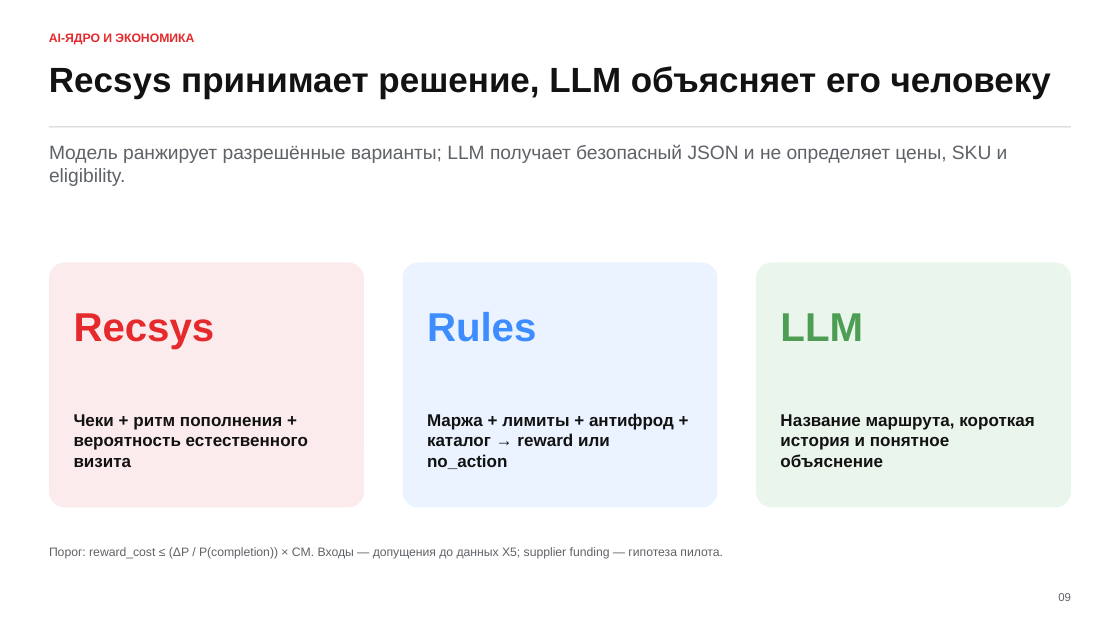
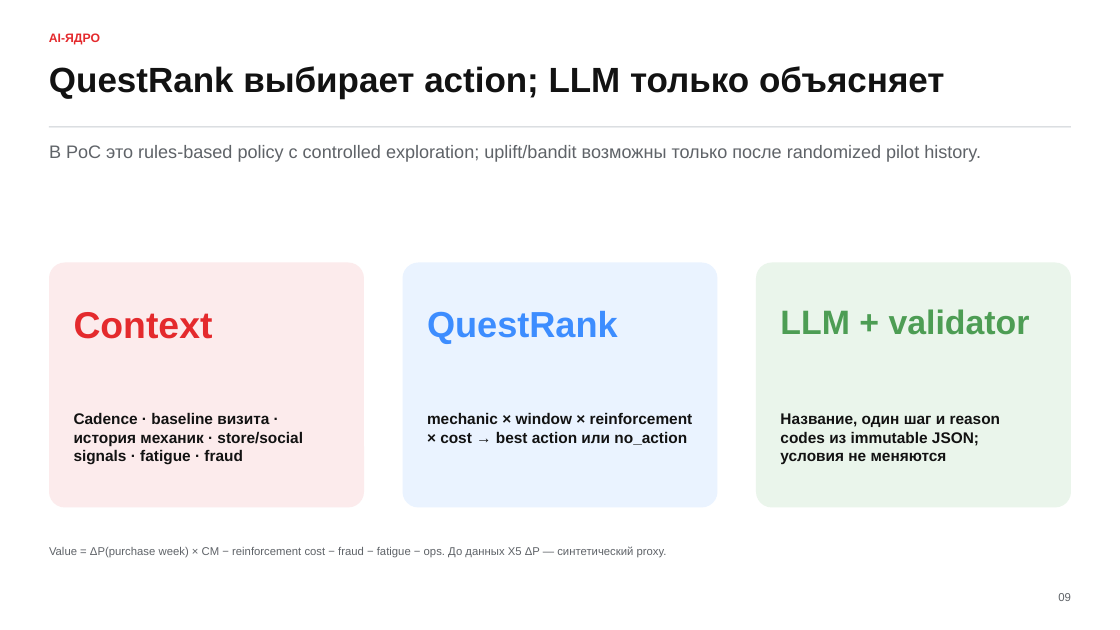
Before and after one commit to m4themagics/x5-loyalty-system, a slide deck: slide 9 of docs/project/deck.pptx. Drawn at 1120x630 pixels with LibreOffice and Linux fonts; fonts in the diff are those of the drawing. Boxes give left, top, right and bottom in pixels: in the first picture for what was removed or moved away, otherwise in the second. Text is boxed around its words. In the diff, an @@ line names an element or a change of style, - is before the commit and + after.

```diff
--- a/docs/project/deck.pptx
+++ b/docs/project/deck.pptx
@@ text at <box>49,33,100,45</box>: text changed @@
-AI-ЯДРО И ЭКОНОМИКА
+AI-ЯДРО
@@ text at <box>49,66,944,99</box>: text changed @@
-Recsys принимает решение, LLM объясняет его человеку
+QuestRank выбирает action; LLM только объясняет
@@ text at <box>49,145,981,162</box>: text changed; size 16.5 to 15.5 pt @@
-Модель ранжирует разрешённые варианты; LLM получает безопасный JSON и не определяет цены, SKU и eligibility.
+В PoC это rules-based policy с controlled exploration; uplift/bandit возможны только после randomized pilot history.
@@ text at <box>74,312,213,339</box>: text changed; size 34.5 to 32 pt @@
-Recsys
+Context
@@ text at <box>427,311,618,343</box>: text changed; size 34.5 to 31 pt @@
-Rules
+QuestRank
@@ text at <box>780,309,1030,335</box>: text changed; size 34.5 to 29 pt @@
-LLM
+LLM + validator
@@ text at <box>74,412,303,465</box>: text changed; size 14.6 to 13.2 pt @@
-Чеки + ритм пополнения + вероятность естественного визита
+Cadence · baseline визита · история механик · store/social signals · fatigue · fraud
@@ text at <box>427,412,693,445</box>: text changed; size 14.6 to 13.2 pt @@
-Маржа + лимиты + антифрод + каталог → reward или no_action
+mechanic × window × reinforcement × cost → best action или no_action
@@ text at <box>780,413,1001,464</box>: text changed; size 14.6 to 13.2 pt @@
-Название маршрута, короткая история и понятное объяснение
+Название, один шаг и reason codes из immutable JSON; условия не меняются
@@ text at <box>49,546,667,558</box>: text changed; size 10.5 to 9.7 pt @@
-Порог: reward_cost ≤ (ΔP / P(completion)) × CM. Входы — допущения до данных X5; supplier funding — гипотеза пилота.
+Value = ΔP(purchase week) × CM − reinforcement cost − fraud − fatigue − ops. До данных X5 ΔP — синтетический proxy.
```
Also in this commit, not shown: 11 other slides changed, 3 slides added, 3 slides removed, 3 other files.
